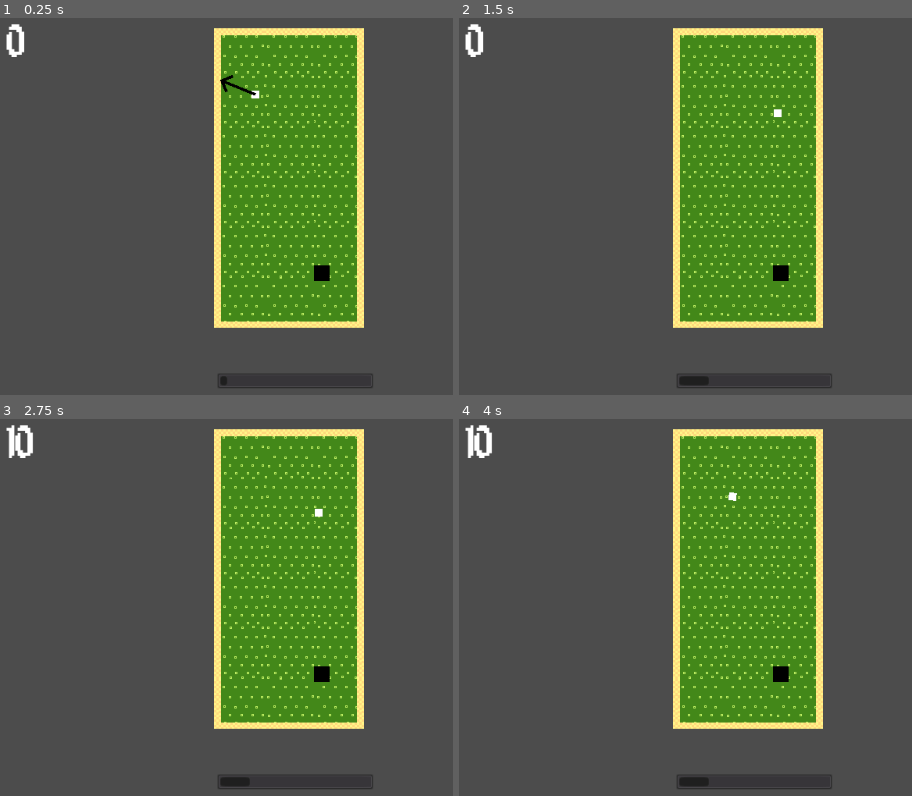
Above: before the commit, frames 1-4 (two rows, left to right).
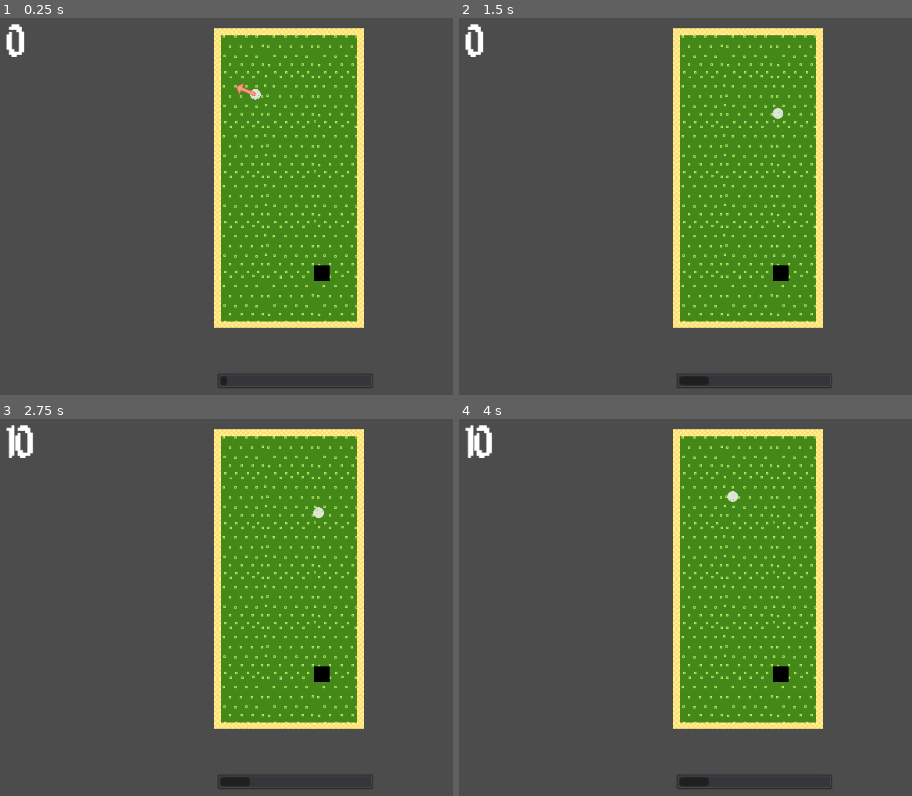
Above: after the commit, the same moments.

Repository: kenset/Par-One
Game: Godot game, scene res://PlayScene.tscn
Same seed, same stepped clock (60 frames per second), same inputs: the game is played once before the commit and once after it.
Inputs (mouse positions are in pixels of both pictures, inside the frame that each line leads up to):
- Up to frame 1 (0.25 s): no input
- Up to frame 2 (1.5 s): tap Enter at 0.5 s; move the mouse to (outside the picture) at 0.52 s; tap Space at 0.6, 0.77, 1.07, 1.35 s; move the mouse to (585, 202) at 1.27 s
- Up to frame 3 (2.75 s): tap Space at 1.52, 1.82, 2.1 s; move the mouse to (366, 475) at 2.02 s
- Up to frame 4 (4 s): move the mouse to (708, 671) at 2.77 s; tap Space at 2.85, 3.02, 3.32, 3.6, 3.77 s; move the mouse to (outside the picture) at 3.52 s

The runs differ from the first frame. In frame 1, 0.2% of the frame differs, in the area x 48-58%, y 15-22%; in frame 2, less than 0.1%; in frame 3, less than 0.1%; in frame 4, less than 0.1%.

Commit message:
Adds golf ball animation and custom arrow

Diff:
--- a/GolfBall.gd
+++ b/GolfBall.gd
@@ -19,6 +19,7 @@
 func _integrate_forces(state):
 	if (self.linear_velocity.length() < 5 && self.linear_velocity.length() > 0):
 		linear_velocity = Vector2(0, 0)
+		$AnimatedSprite.playing = false
 		emit_signal("golf_ball_stopped")
 
 func _input(event):
@@ -27,6 +28,7 @@
 			hit_golf_ball()
 
 func hit_golf_ball():
+	$AnimatedSprite.playing = true
 	golf_ball_has_been_hit = true
 	emit_signal("golf_ball_hit")
 
--- a/GolfBall.tscn
+++ b/GolfBall.tscn
@@ -1,7 +1,11 @@
-[gd_scene load_steps=5 format=2]
+[gd_scene load_steps=10 format=2]
 
 [ext_resource path="res://GolfBall.gd" type="Script" id=1]
-[ext_resource path="res://assets/arrow.png" type="Texture" id=2]
+[ext_resource path="res://assets/golf_ball/golf_ball_anim_01.png" type="Texture" id=2]
+[ext_resource path="res://assets/golf_ball/golf_ball_anim_02.png" type="Texture" id=3]
+[ext_resource path="res://assets/golf_ball/golf_ball_anim_03.png" type="Texture" id=4]
+[ext_resource path="res://assets/golf_ball/golf_ball_anim_04.png" type="Texture" id=5]
+[ext_resource path="res://assets/arrow.png" type="Texture" id=6]
 
 [sub_resource type="PhysicsMaterial" id=1]
 bounce = 1.0
@@ -9,7 +13,16 @@
 [sub_resource type="CircleShape2D" id=2]
 radius = 7.07107
 
+[sub_resource type="SpriteFrames" id=3]
+animations = [ {
+"frames": [ ExtResource( 2 ), ExtResource( 3 ), ExtResource( 4 ), ExtResource( 5 ) ],
+"loop": true,
+"name": "default",
+"speed": 5.0
+} ]
+
 [node name="GolfBall" type="RigidBody2D"]
+position = Vector2( 0, 0.0896072 )
 collision_mask = 6
 physics_material_override = SubResource( 1 )
 gravity_scale = 0.0
@@ -26,13 +39,20 @@
 position = Vector2( 5, 5 )
 shape = SubResource( 2 )
 
+[node name="AnimatedSprite" type="AnimatedSprite" parent="."]
+position = Vector2( 4.65116, 4.11071 )
+scale = Vector2( 0.25, 0.25 )
+frames = SubResource( 3 )
+frame = 3
+
 [node name="ColorRect" type="ColorRect" parent="."]
+visible = false
 margin_right = 10.0
 margin_bottom = 10.0
 
 [node name="Arrow" type="Sprite" parent="."]
-position = Vector2( 5, 5 )
+position = Vector2( 5.03286, 5.00052 )
 rotation = 1.5708
-scale = Vector2( 0.05, 0.05 )
-texture = ExtResource( 2 )
-offset = Vector2( 490, 7.62939e-06 )
+scale = Vector2( 0.5, 0.5 )
+texture = ExtResource( 6 )
+offset = Vector2( 30.6231, 3.45085 )
Binary file changed: assets/arrow.png
Binary file added: assets/golf_ball/golf_ball_anim_01.png
Not shown, added: assets/golf_ball/golf_ball_anim_01.png.import
Binary file added: assets/golf_ball/golf_ball_anim_02.png
Not shown, added: assets/golf_ball/golf_ball_anim_02.png.import
Binary file added: assets/golf_ball/golf_ball_anim_03.png
Not shown, added: assets/golf_ball/golf_ball_anim_03.png.import
Binary file added: assets/golf_ball/golf_ball_anim_04.png
Not shown, added: assets/golf_ball/golf_ball_anim_04.png.import
